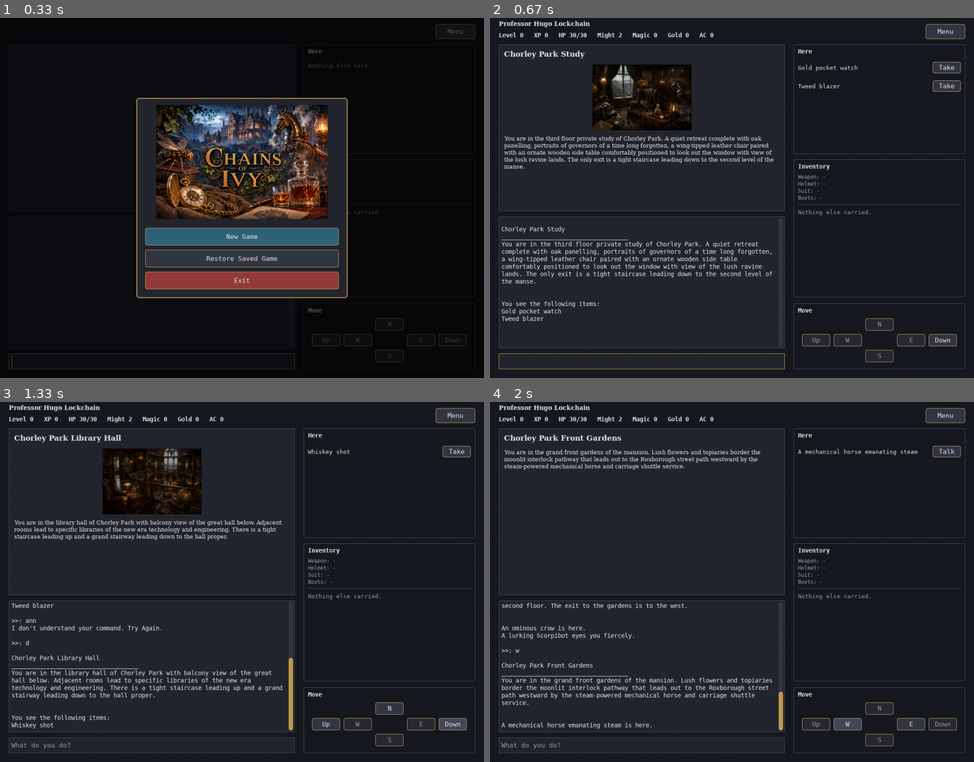
Above: before the commit, frames 1-4 (two rows, left to right).
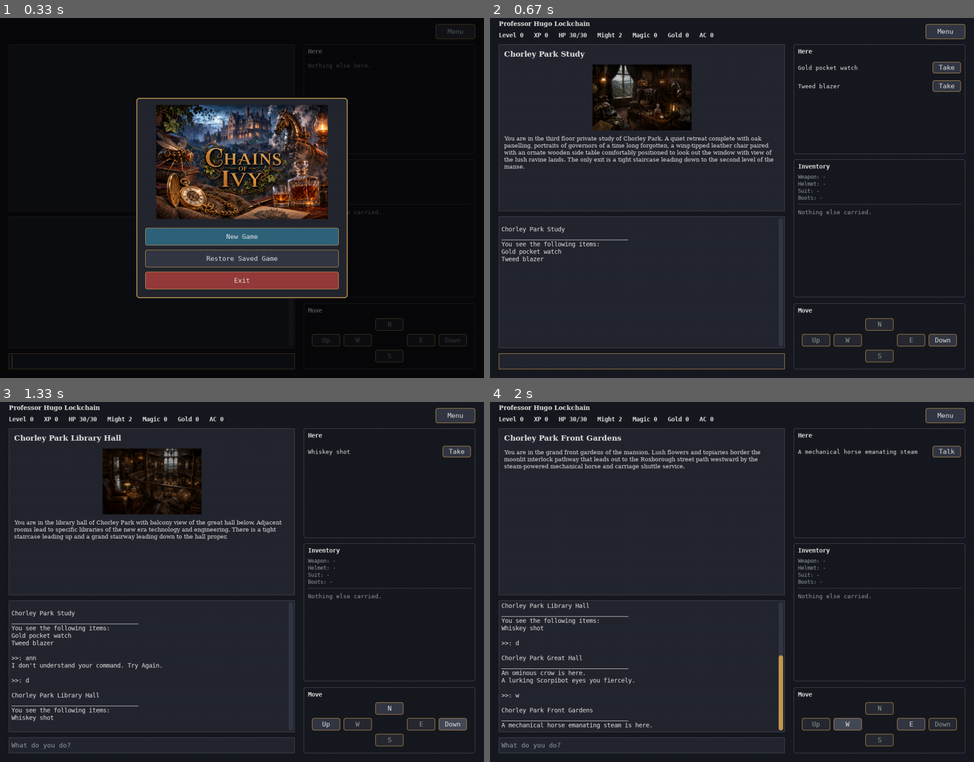
Above: after the commit, the same moments.

Repository: pkokosielis/Chains-of-Ivy
Game: pygame game, started from pygame_main.py
Same seed, same stepped clock (60 frames per second), same inputs: the game is played once before the commit and once after it.
Inputs (mouse positions are in pixels of both pictures, inside the frame that each line leads up to):
- Up to frame 1 (0.33 s): no input
- Up to frame 2 (0.67 s): click "New Game" at 0.38 s
- Up to frame 3 (1.33 s): type "ann" at 0.67 s; tap Enter at 1 s; press the mouse at (450, 726) at 1.25 s
- Up to frame 4 (2 s): move the mouse to (804, 614) at 1.35 s; release the mouse at (664, 506) at 1.48 s; press the mouse at (940, 726) at 1.58 s; move the mouse to (746, 614) at 1.68 s; release the mouse at (548, 502) at 1.82 s; press the mouse at (848, 726) at 1.92 s

Frame 1 is identical in both runs. In frame 2, 1.9% of the frame differs, in the area x 2-59%, y 62-85%; in frame 3, 2.6%, in the area x 2-61%, y 55-92%; in frame 4, 2.5%.

Commit message:
Stop duplicating the room description into the log; remove "look"
The Scene pane already shows the current room's title and description
persistently, so Room.displayRoom() re-printing the description into
the log on every move (and on "look") was pure duplication. Dropped
the print; title, and who/what is here, still print on entry, since
that's a record of arrival worth keeping in the log once you've moved
on to another room (the Here pane only shows the current room).

Once the description no longer prints, "look" produces nothing a
player couldn't already see in the Scene/Here panes - room title and
occupants are both already persistent on screen - so it's gone as a
command: removed from PlayerAction's recognized commands, its handler,
the help text, and the README's command list.

test_player_action.py's classification test replaces ("look", "Admin")
with ("look", "Bad"), asserted rather than deleted so the removal
stays intentional and regression-guarded; test_game_content.py's
smoke test drops "look" from its command sequence.

Verified by driving the real app: typing "look" now reports "I don't
understand your command," and moving between rooms logs title and
contents without the description repeating (the Scene pane still
shows it). 83 tests pass.

Co-Authored-By: Claude Sonnet 5 <noreply@anthropic.com>

Diff:
--- a/engine/PlayerAction.py
+++ b/engine/PlayerAction.py
@@ -32,7 +32,7 @@
           self.action == "u" or self.action == "d"):
          self.type = "Move"
 
-      elif (self.action == "look" or self.action[:5] == "take " or
+      elif (self.action[:5] == "take " or
             self.action[:5] == "drop " or self.action == "inventory" or
             self.action == "stats" or self.action == "talk" or
             self.action == "save" or self.action == "restore" or
@@ -70,7 +70,6 @@
       iowPrint ("w - move West")
       iowPrint ("u - move Up")
       iowPrint ("d - move Down")
-      iowPrint ("look - Look at current room")
       iowPrint ("stats - Show character statistics")
       iowPrint ("inventory - Show character's inventory")
       iowPrint ("take [all | <item>] - take a specific item")
@@ -134,10 +133,7 @@
                      if fileName.endswith(".dat"))
 
    def doAdminAction(self, room, character):
-      if self.action == "look":
-         room.displayRoom()
-
-      elif self.action[:5] == "take ":
+      if self.action[:5] == "take ":
          takeItem = self.action[5:]
          if (takeItem == "all"):
             room.takeAllItems(character)
--- a/engine/Room.py
+++ b/engine/Room.py
@@ -82,9 +82,13 @@
           iowPrint ("There is nothing to take.")
 
    def displayRoom(self):
+      # The description itself isn't printed here - it's shown elsewhere
+      # persistently for as long as you're in the room, so repeating it
+      # into the log on every move would just be noise. Title and who/what
+      # is here still print, since that's a record of arrival worth
+      # keeping once you've moved on to another room.
       iowPrint ("\n" + self.getTitle())
       iowPrint ("____________________________________")
-      iowWrapPrint (self.description)
       if self.npc:
          for npc in self.npc:
             iowPrint (npc.getName() + " is here.")
--- a/tests/test_game_content.py
+++ b/tests/test_game_content.py
@@ -102,7 +102,7 @@
    room, player = initSetting()
    action = PlayerAction()
 
-   for cmd in ("look", "take all", "inventory", "stats", "d", "help"):
+   for cmd in ("take all", "inventory", "stats", "d", "help"):
       room = action.doAction(room, player, cmd)
 
    assert player.isDead() is False
--- a/tests/test_player_action.py
+++ b/tests/test_player_action.py
@@ -16,12 +16,17 @@
    for cmd, expected in [
       ("n", "Move"), ("s", "Move"), ("e", "Move"), ("w", "Move"),
       ("u", "Move"), ("d", "Move"),
-      ("look", "Admin"), ("take sword", "Admin"), ("drop sword", "Admin"),
+      ("take sword", "Admin"), ("drop sword", "Admin"),
       ("inventory", "Admin"), ("stats", "Admin"), ("use sword", "Admin"),
       ("buy sword", "Admin"), ("save", "Admin"), ("restore", "Admin"),
       ("quit", "Admin"), ("help", "Admin"), ("talk", "Admin"),
       ("attack", "Attack"),
       ("gibberish", "Bad"),
+      # "look" was dropped: the Pygame frontend's Scene/Here panes already
+      # show the current room persistently, so re-displaying it produced
+      # nothing a player couldn't already see. Asserted here (rather than
+      # just deleted) so it stays intentionally unrecognized.
+      ("look", "Bad"),
    ]:
       action.action = cmd
       assert action.getActionType() == expected, cmd
Not shown, changed: README.md
